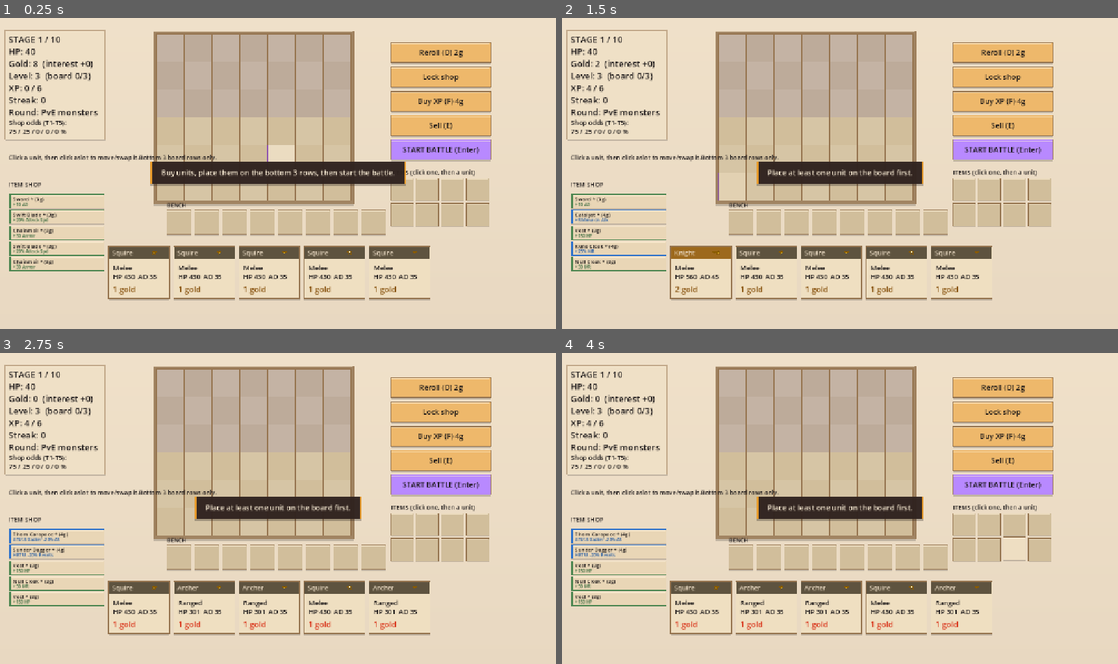
Above: before the commit, frames 1-4 (two rows, left to right).
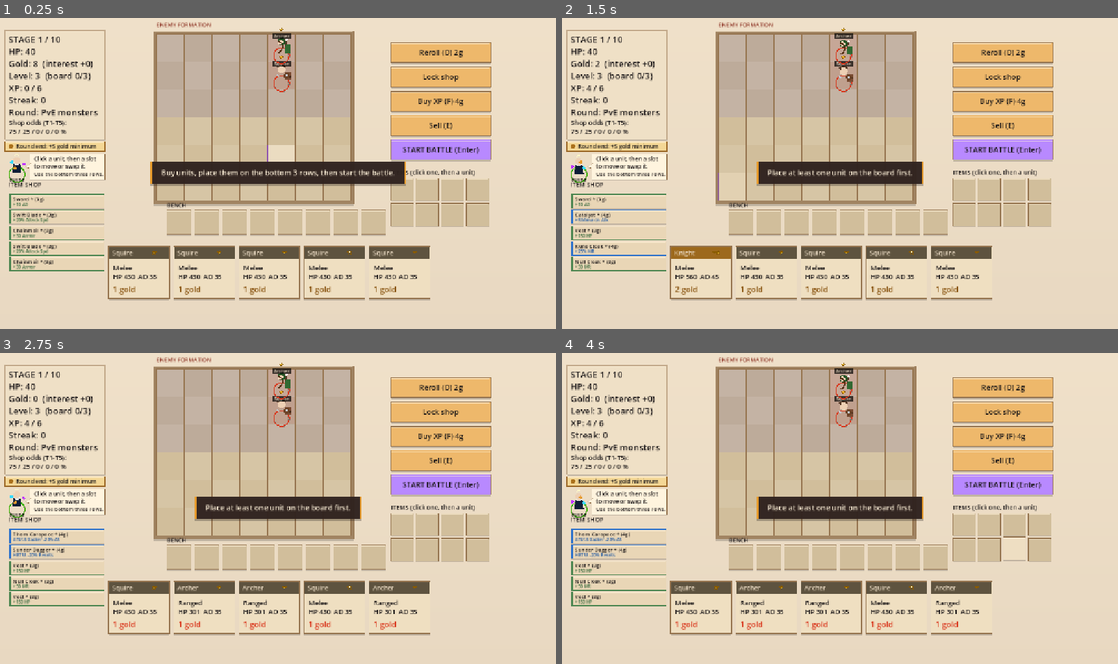
Above: after the commit, the same moments.

Repository: LionelBolling/Project-5
Game: Godot game, scene res://main.tscn
Two runs of this game, one before a commit and one after it. Both use one fixed random seed, a clock stepped at 60 frames per second and the inputs below.
Inputs (mouse positions are in pixels of both pictures, inside the frame that each line leads up to):
- Up to frame 1 (0.25 s): no input
- Up to frame 2 (1.5 s): tap Enter at 0.5 s; move the mouse to (962, 157) at 0.52 s; hold D 0.53-1.25 s; tap F at 0.6 s; click (962, 157) at 0.67 s; tap Space at 0.77, 1.07, 1.25 s; drag from (728, 189) to (812, 235) at 1.27 s
- Up to frame 3 (2.75 s): tap Enter at 2, 2.1 s; move the mouse to (333, 440) at 2.02 s; hold D from 2.03 s (still down); click (333, 440) at 2.17 s
- Up to frame 4 (4 s): release D at 2.75 s; tap Space at 2.75, 3.77 s; drag from (812, 570) to (673, 461) at 2.77 s; move the mouse to (1006, 555) at 3.52 s; tap E at 3.6 s; click (1006, 555) at 3.67 s

The runs differ from the first frame. In frame 1, 2.3% of the frame differs, in the area x 0-53%, y 1-53%; in frame 2, 2.3%; in frame 3, 2.3%; in frame 4, 2.3%.

Commit message:
Add prep guide and preview enemy formations and gold

Diff:
--- a/docs/main.gd
+++ b/docs/main.gd
@@ -14,7 +14,11 @@
 const RED := Color("D9381E")
 const PAPER_HIGHLIGHT := Color("FFF2DA")
 const PAPER_EDGE := Color("967550")
-const TOAST_DURATION := 3.6
+const TOAST_DURATION := 4.0
+const GUIDE_BUBBLE := Rect2(69, 317, 173, 58)
+const GUIDE_MODEL := Rect2(17, 317, 45, 58)
+const GUIDE_LINE := "Click a unit, then click a slot to move or swap it. Use the bottom three rows."
+const LOOT_WARNING_TIME := 0.9
 const TIER_COL := [Color("8a7a5c"), Color("E69A2B"), Color("893BFF"), Color("D9381E"), Color("1A1617")]
 const DEFS := [["Squire",1,false],["Archer",1,true],["Knight",2,false],["Mage",2,true],
 	["Rogue",3,false],["Cleric",3,true],["Golem",4,false],["Witch",4,true],["Dragon",5,false],["Sage",5,true]]
@@ -175,12 +179,14 @@
 var board := {}
 var sel = null
 var units := []
+var enemy_formation := []
 var texts := []
 var ctime := 0.0
 var qte = null
 var items_inv := []
 var sel_item := -1
 var orbs := []
+var loot_warning_time := 0.0
 var cur_pve := false
 var aura_timer := 0.0
 var mouse_pos := Vector2.ZERO
@@ -218,6 +224,8 @@
 
 func _ready():
 	randomize()
+	hover_amounts[GUIDE_MODEL] = 0.0
+	hover_amounts[GUIDE_BUBBLE] = 0.0
 	for i in 8:
 		bench.append(null)
 		hover_amounts[bench_rect(i)] = 0.0
@@ -230,6 +238,7 @@
 			hover_amounts[Rect2(BO + Vector2(x, y) * CELL, Vector2(CELL, CELL))] = 0.0
 	roll_shop()
 	roll_item_shop()
+	roll_enemy_formation()
 	for i in item_shop.size():
 		hover_amounts[item_btn_rect(i)] = 0.0
 
@@ -377,6 +386,7 @@
 		roll_shop()
 		roll_item_shop()
 	locked = false
+	roll_enemy_formation()
 
 func loc_get(l):
 	if l[0] == "b": return bench[l[1]]
@@ -447,6 +457,9 @@
 		get_tree().reload_current_scene()
 		return
 	if phase != "prep": return
+	if GUIDE_MODEL.has_point(p) or GUIDE_BUBBLE.has_point(p):
+		msg = GUIDE_LINE
+		return
 	for i in items_inv.size():
 		if item_slot_rect(i).has_point(p):
 			sel_item = -1 if sel_item == i else i
@@ -457,6 +470,8 @@
 			buy_item(i)
 			return
 	for o in orbs:
+		if loot_warning_time > 0.0:
+			break
 		if (BO + o * CELL + Vector2(32, 32)).distance_to(p) < 20:
 			orbs.erase(o)
 			gold += 1
@@ -612,22 +627,8 @@
 		"facing": (1.0 if team == 0 else -1.0)
 	})
 
-func start_battle():
-	if board.is_empty():
-		msg = "Place at least one unit on the board first."
-		return
-	sel = null
-	sel_item = -1
-	orbs = []
-	cur_pve = stage in PVE_STAGES
-	phase = "combat"
-	units = []
-	texts = []
-	projectiles = []
-	ctime = 0.0
-	aura_timer = 0.0
-	qte = null
-	for k in board: make_unit(board[k], 0, Vector2(k.x, k.y), 1.0)
+func roll_enemy_formation():
+	enemy_formation.clear()
 	var cells = []
 	for y in 3:
 		for x in COLS: cells.append(Vector2(x, y))
@@ -640,7 +641,30 @@
 		var s = 1
 		if stage >= 6 and randf() < 0.4: s = 2
 		if stage >= 9 and randf() < 0.3: s = 3
-		make_unit({"n": p[0], "t": p[1], "r": p[2], "s": s, "it": []}, 1, cells[i], 0.75 + 0.07 * stage)
+		enemy_formation.append({
+			"d": {"n": p[0], "t": p[1], "r": p[2], "s": s, "it": []},
+			"pos": cells[i]
+		})
+
+func start_battle():
+	if board.is_empty():
+		msg = "Place at least one unit on the board first."
+		return
+	sel = null
+	sel_item = -1
+	orbs.clear()
+	loot_warning_time = 0.0
+	cur_pve = stage in PVE_STAGES
+	phase = "combat"
+	units = []
+	texts = []
+	projectiles = []
+	ctime = 0.0
+	aura_timer = 0.0
+	qte = null
+	for k in board: make_unit(board[k], 0, Vector2(k.x, k.y), 1.0)
+	for enemy in enemy_formation:
+		make_unit(enemy.d, 1, enemy.pos, 0.75 + 0.07 * stage)
 	msg = ("PvE monsters! " if cur_pve else "") + "Fight! Press SPACE when a unit's prompt appears."
 
 func nearest(u):
@@ -661,6 +685,7 @@
 	if phase == "combat": sim(dt)
 	if qte == null:
 		notification_time = maxf(0.0, notification_time - dt)
+	loot_warning_time = maxf(0.0, loot_warning_time - dt)
 	press_time = maxf(0.0, press_time - dt)
 	mouse_pos = get_viewport().get_mouse_position()
 	var can_hover = phase == "prep" and get_viewport().get_visible_rect().has_point(mouse_pos)
@@ -905,11 +930,14 @@
 	if cur_pve and win:
 		for e in units:
 			if e.team == 1 and orbs.size() < 3: orbs.append(e.pos)
+		if not orbs.is_empty():
+			loot_warning_time = LOOT_WARNING_TIME
+			msg += " Gold orbs incoming. Click to collect."
 		if items_inv.size() < 8:
 			var drop = ITEM_DB.keys().pick_random()
 			var drop_tier = 2 if (stage >= 7 and randf() < 0.25) else 1
 			items_inv.append({"n": drop, "t": drop_tier})
-			msg += " Monster dropped a %s %s! Click orbs for gold." % [drop, "*".repeat(drop_tier)]
+			msg += " Found %s %s!" % [drop, "*".repeat(drop_tier)]
 	stage += 1
 	if hp <= 0: phase = "over"
 	elif stage > 10: phase = "over"
@@ -1140,7 +1168,7 @@
 			draw_rect(Rect2(px, c.y + 24, pip_sz, pip_sz), col)
 			draw_rect(Rect2(px, c.y + 24, pip_sz, pip_sz), INK, false, 1.0)
 
-func get_unit_hover_info(u, is_combat: bool = false) -> Dictionary:
+func get_unit_hover_info(u, is_combat: bool = false, is_enemy: bool = false) -> Dictionary:
 	var d = u.d if is_combat else u
 	var st = stats(d)
 	var title = "%s  (Tier %d %s)" % [d.n, d.t, "Ranged" if d.r else "Melee"]
@@ -1166,7 +1194,7 @@
 			var col = RARITY_COLS.get(rar, GOLD)
 			lines.append({"t": " • %s %s: %s" % [iname, "*".repeat(itier), get_it_desc(iname, itier)], "c": col})
 
-	if not is_combat:
+	if not is_combat and not is_enemy:
 		lines.append({"t": "Sell Value: %d Gold" % sell_value(d), "c": Color("e69a2b")})
 
 	return {"title": title, "col": TIER_COL[clampi(d.t - 1, 0, 4)], "lines": lines}
@@ -1212,6 +1240,23 @@
 	draw_rect(r, Color(GOLD, alpha), false, 1.0)
 	draw_rect(Rect2(r.position + Vector2(0, 0), Vector2(4, size.y)), Color(GOLD, alpha))
 	T(r.position + Vector2(0, 32), msg, 17, Color(PAPER_HIGHLIGHT, alpha), size.x, HORIZONTAL_ALIGNMENT_CENTER)
+
+func draw_guide():
+	var center := Vector2(39, 346)
+	var idle := Time.get_ticks_msec() / 1000.0
+	draw_fantasy_unit(center, {"n": "Sage"}, 0, "idle", idle)
+	T(Vector2(17, 381), "GUIDE", 11, INK, 45, HORIZONTAL_ALIGNMENT_CENTER)
+	var hover := maxf(hover_strength(GUIDE_MODEL), hover_strength(GUIDE_BUBBLE))
+	var bubble := animated_rect(GUIDE_BUBBLE, 1.0)
+	var fill := Color("FFF4DE").lightened(hover * 0.4)
+	draw_paper_panel(bubble, fill, PAPER_EDGE, 2.0)
+	var tail := PackedVector2Array([bubble.position + Vector2(1, 21),
+		bubble.position + Vector2(-9, 30), bubble.position + Vector2(1, 33)])
+	draw_colored_polygon(tail, fill)
+	draw_polyline(tail, PAPER_EDGE, 1.0, true)
+	T(bubble.position + Vector2(9, 16), "Click a unit, then a slot", 13)
+	T(bubble.position + Vector2(9, 33), "to move or swap it.", 13)
+	T(bubble.position + Vector2(9, 50), "Use the bottom three rows.", 12)
 
 func get_equip_preview(u, s_name: String, s_tier: int) -> Dictionary:
 	var title = "%s %s" % [u.n, "*".repeat(u.s)]
@@ -1360,6 +1405,13 @@
 					draw_line(screen_p - dir * 16.0, screen_p, Color("fff8c8"), 3.5)
 					draw_circle(screen_p, 4.0, Color("ffd700"))
 	else:
+		if phase == "prep":
+			T(BO + Vector2(0, -16), "ENEMY FORMATION", 13, Color("8E3627"))
+			for enemy in enemy_formation:
+				var c = BO + enemy.pos * CELL + Vector2(32, 32)
+				draw_rect(Rect2(c - Vector2(31, 31), Vector2(62, 62)), Color(RED, 0.10))
+				var idle = Time.get_ticks_msec() / 1000.0 * 2.5 + enemy.pos.x
+				token(c, enemy.d, 1, "idle", idle, 0.0, -1.0)
 		for k in board:
 			var idle_t = Time.get_ticks_msec() / 1000.0 * 2.5 + k.x * 2.0 + k.y
 			token(BO + Vector2(k) * CELL + Vector2(32, 32), board[k], 0, "idle", idle_t, 0.0, 1.0)
@@ -1397,7 +1449,10 @@
 	var odds = ODDS[level]
 	T(Vector2(20, 250), "Shop odds (T1-T5):", 15)
 	T(Vector2(20, 270), "%d / %d / %d / %d / %d %%" % odds, 15)
-	T(Vector2(20, 330), "Click a unit, then click a\nslot to move/swap it.\nBottom 3 board rows only.", 14)
+	draw_paper_panel(Rect2(12, 288, 230, 22), Color("F4D795"), Color("9C6928"), 2.0)
+	draw_circle(Vector2(25, 299), 5, Color("AB711C"), true, -1, true)
+	T(Vector2(37, 304), "Round end: +%d gold minimum" % (5 + mini(gold / 10, 5)), 13)
+	draw_guide()
 
 	# Item Shop
 	T(Vector2(20, 392), "ITEM SHOP", 14)
@@ -1439,8 +1494,15 @@
 	# Loot orbs
 	for o in orbs:
 		var oc = BO + o * CELL + Vector2(32, 32)
-		draw_circle(oc, 14, GOLD)
-		draw_arc(oc, 14, 0, TAU, 20, INK, 2)
+		if loot_warning_time > 0.0:
+			var progress := 1.0 - loot_warning_time / LOOT_WARNING_TIME
+			draw_circle(oc, 18, Color(GOLD, 0.22 + progress * 0.36))
+			draw_arc(oc, 19, -PI / 2.0, -PI / 2.0 + maxf(0.01, progress) * TAU, 24, GOLD, 3.0, true)
+			T(oc + Vector2(-18, 6), "!", 18, Color("774314"), 36, HORIZONTAL_ALIGNMENT_CENTER)
+		else:
+			draw_circle(oc, 14, GOLD)
+			draw_arc(oc, 14, 0, TAU, 20, INK, 2)
+			T(oc + Vector2(-14, 5), "+1", 12, INK, 28, HORIZONTAL_ALIGNMENT_CENTER)
 
 	# Stat sheet
 	if sel != null and loc_get(sel) != null:
@@ -1540,6 +1602,13 @@
 				tip = {"title": "%s %s (%s)" % [iname, "*".repeat(itier), rar.to_upper()], "col": r_col, "lines": lines}
 				break
 
+	if tip == null and phase == "prep":
+		for enemy in enemy_formation:
+			var enemy_tile := Rect2(BO + enemy.pos * CELL, Vector2(CELL, CELL))
+			if enemy_tile.has_point(mp):
+				tip = get_unit_hover_info(enemy.d, false, true)
+				break
+
 	# Unit detail hover card (when no item is actively selected)
 	if tip == null and sel_item < 0:
 		if phase == "combat":
